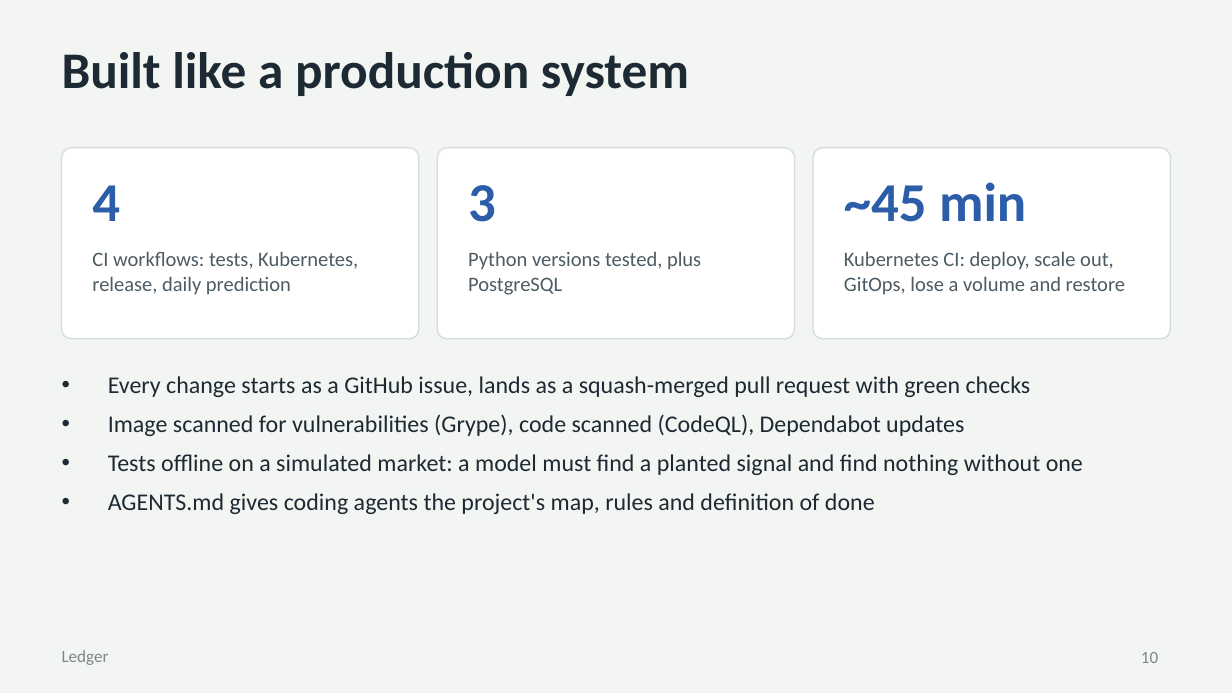
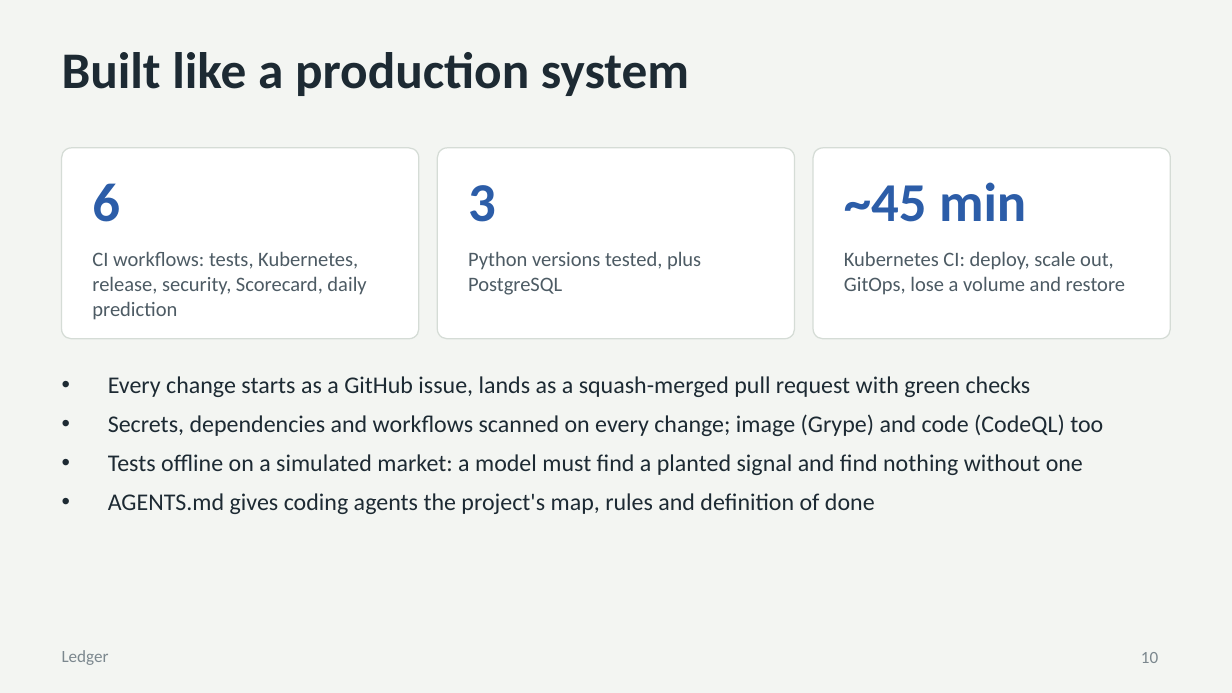
Before and after one commit to elyr/stock-market-predictor, a slide deck: slide 10 of docs/presentation/Ledger.pptx. Drawn at 1232x693 pixels with LibreOffice and Linux fonts; fonts in the diff are those of the drawing. Boxes give left, top, right and bottom in pixels: in the first picture for what was removed or moved away, otherwise in the second. Text is boxed around its words. In the diff, an @@ line names an element or a change of style, - is before the commit and + after.

```diff
--- a/docs/presentation/Ledger.pptx
+++ b/docs/presentation/Ledger.pptx
@@ text at bbox=[92, 183, 120, 222]: text changed @@
-4
+6
@@ text at bbox=[92, 251, 366, 320]: text changed @@
-CI workflows: tests, Kubernetes, release, daily prediction
+CI workflows: tests, Kubernetes, release, security, Scorecard, daily prediction
@@ text at bbox=[108, 414, 1103, 436]: text changed @@
-• Image scanned for vulnerabilities (Grype), code scanned (CodeQL), Dependabot updates
+• Secrets, dependencies and workflows scanned on every change; image (Grype) and code (CodeQL) too
```
Also in this commit, not shown: 2 other slides changed, 17 other files.
